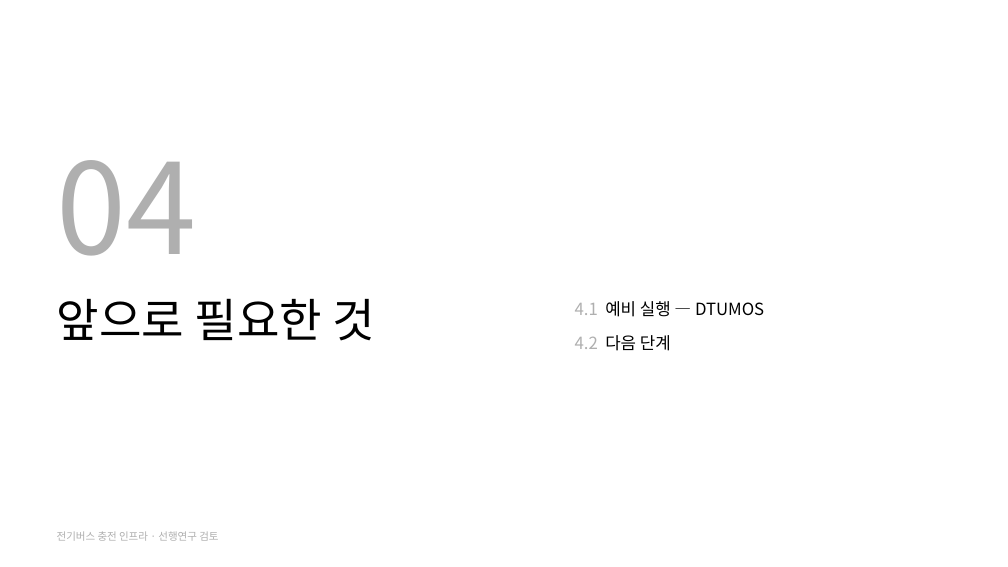
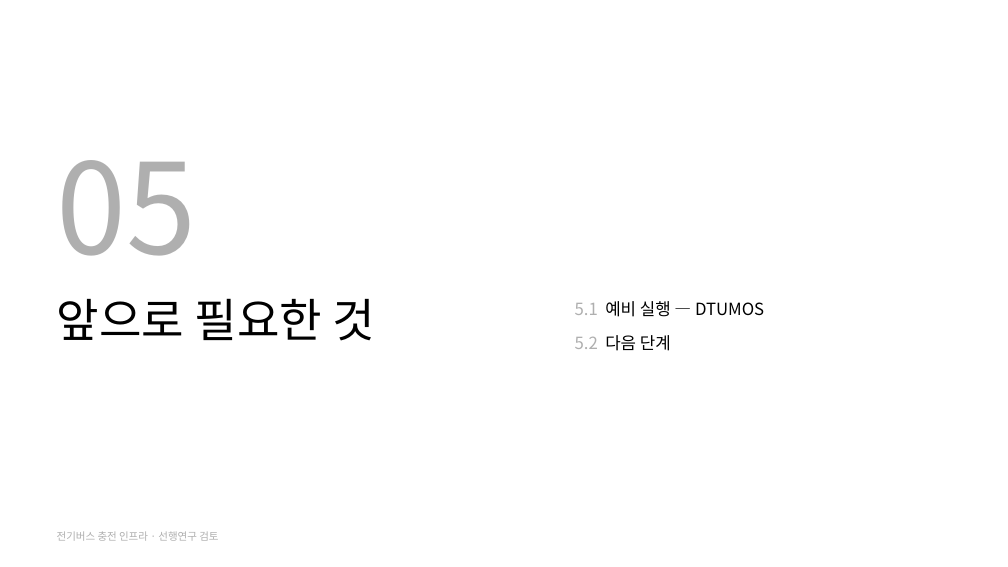
Before and after one commit to jujuwon7/presentation, a slide deck: slide 18 of 전기버스_충전인프라_선행연구_검토.pptx (slide 12 before the commit). Drawn at 1008x567 pixels with LibreOffice and Linux fonts; fonts in the diff are those of the drawing. Boxes give left, top, right and bottom in pixels: in the first picture for what was removed or moved away, otherwise in the second. Text is boxed around its words. In the diff, an @@ line names an element or a change of style, - is before the commit and + after.

```diff
--- a/전기버스_충전인프라_선행연구_검토.pptx
+++ b/전기버스_충전인프라_선행연구_검토.pptx
@@ text at (57,160,197,256): text changed @@
-04
+05
@@ text at (575,301,764,351): text changed @@
-4.1 예비 실행 — DTUMOS
-4.2 다음 단계
+5.1 예비 실행 — DTUMOS
+5.2 다음 단계
```
Also in this commit, not shown: 13 other slides changed, 6 slides added.
